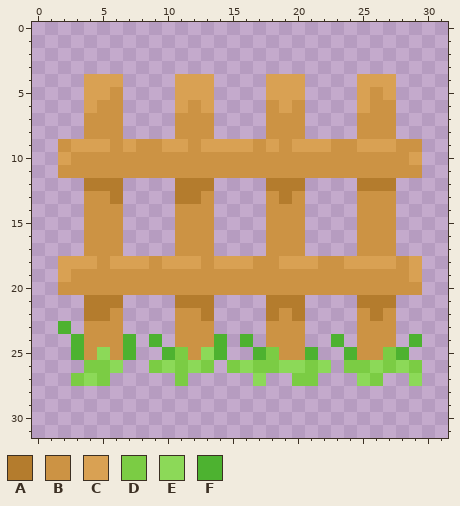
Two states of a pixel-art sprite, assets/Picket_Fence.png. That is the earlier state.
The file is 64x64 pixels, drawn in blocks of 2x2; one block is one cell here.
Palette (. is transparent): A #b47c2d  B #cc9344  C #d9a153  D #7bcc44  E #8cd958  F #4db230
Pixels before, first column x 2:
 4 ..CCC....CCC....CCC....CCC..
 5 ..CCB....CCC....CCC....CBC..
 6 ..CBB....CBC....BCB....CBB..
 7 ..BBB....BBB....BBB....BBB..
 8 ..BBB....BBB....BBB....BBB..
 9 BCCCBCBBCCBCCCCBCBCCCBBCCCBB
10 CBBBBBBBBBBBBBBBBBBBBBBBBBBC
11 BBBBBBBBBBBBBBBBBBBBBBBBBBBB
12 ..AAA....AAA....AAA....AAA..
13 ..BBA....AAB....BAB....BBB..
14 ..BBB....BBB....BBB....BBB..
15 ..BBB....BBB....BBB....BBB..
16 ..BBB....BBB....BBB....BBB..
17 ..BBB....BBB....BBB....BBB..
18 CCCBCCCBCCCBCCCBBCCCBBCCCCBC
19 CBBBBBBBBBBBBBBBBBBBBBBBBBBC
20 BBBBBBBBBBBBBBBBBBBBBBBBBBBB
21 ..AAA....AAA....AAA....AAA..
22 ..AAB....BBA....ABA....BAB..
23 F.BBB....BBB....BBB....BBB..
24 .FBBBF.F.BBBF.F.BBB..F.BBB.F
25 .FBEBF..FDBEF..FDBBF..FBBDF.
26 ..DDE..DEDED.DEDDEEDE.DDEDED
27 .DED.....D.....E..DD...ED..E
After the commit:
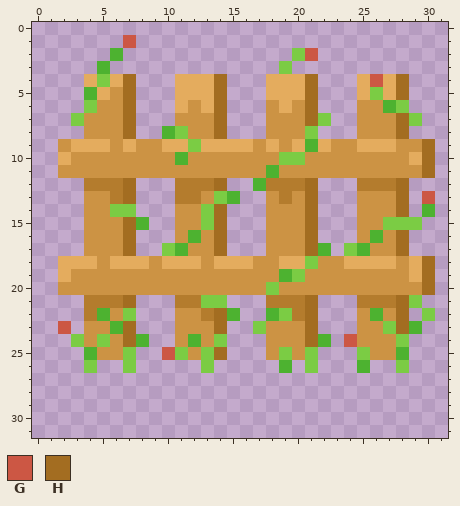
Colours new in this view: G #cc5744  H #a36d21
The exact change:
colour C: #d9a153 -> #e4ac5e
Changed rows in their new state; - is a pixel that keeps its letter.
first column x 2:
 1 -----G-----------------------
 2 ----F-------------DG---------
 3 ---F-------------D-----------
 4 ---D-H------H------H----G-H--
 5 --F--H------H------H----D-H--
 6 --D--H------H------H---B-FD--
 7 -D---H------H------HD-----HD-
 8 -----H--FD--H------D------H--
 9 ----------D--------F--------H
10 ---------F-------DD---------H
11 ----------------F-----------H
12 -----H------H--F---H------H--
13 -----H------DF-----H------H-G
14 ----DD-----DH------H------H-F
15 -----HF----DH------H-----DDD-
16 -----H----F-H------H----F-H--
17 -----H--DF--H------HF-DF--H--
18 -------------------D--------H
19 -----------------FD---------H
20 ----------------D-----------H
21 -----H-----DD------H------HD-
22 ---F-D------HF--FD-H----F-H-D
23 G---FH------H--D---H-----DHF-
24 -D-D-HF.--F-D-.----HF.G---D.-
25 -.FB-D--G--DH--.BD-D--.D-B---
26 ---..D-....--....F.-.-.F..D.-
27 -...-----.-----.--..---..--.-
Pixel boxes of the changes (left, top, right, bottom) in both pictures:
changed: (58, 35, 435, 386)
